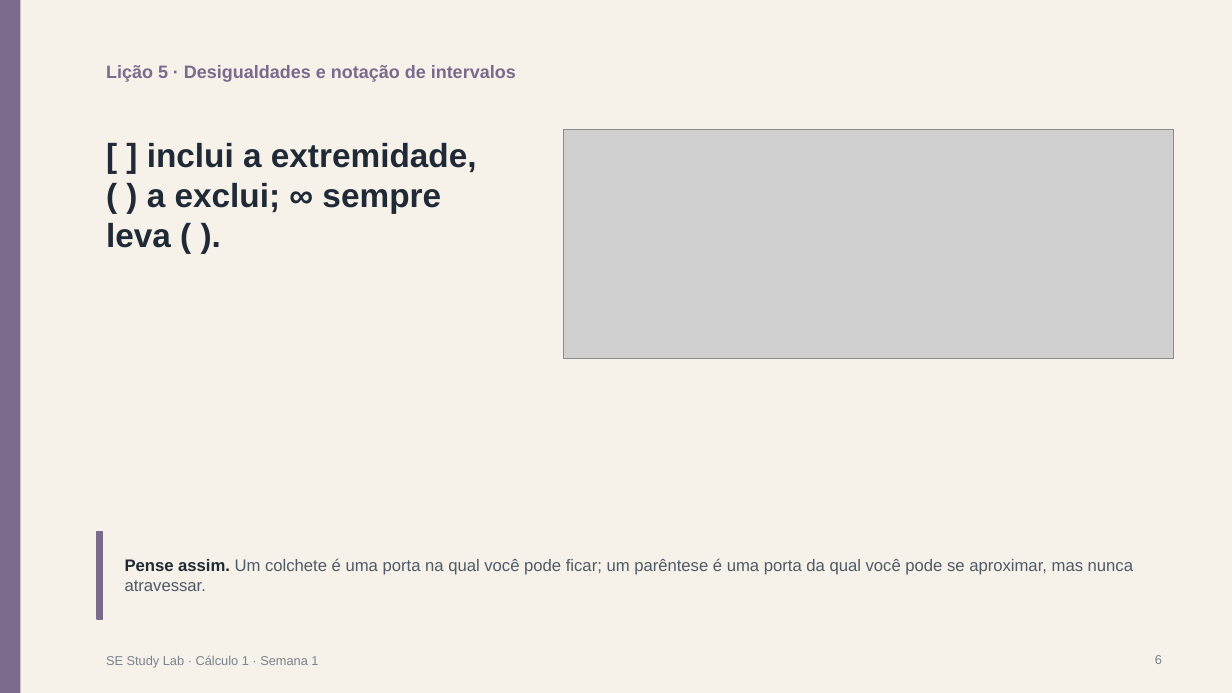
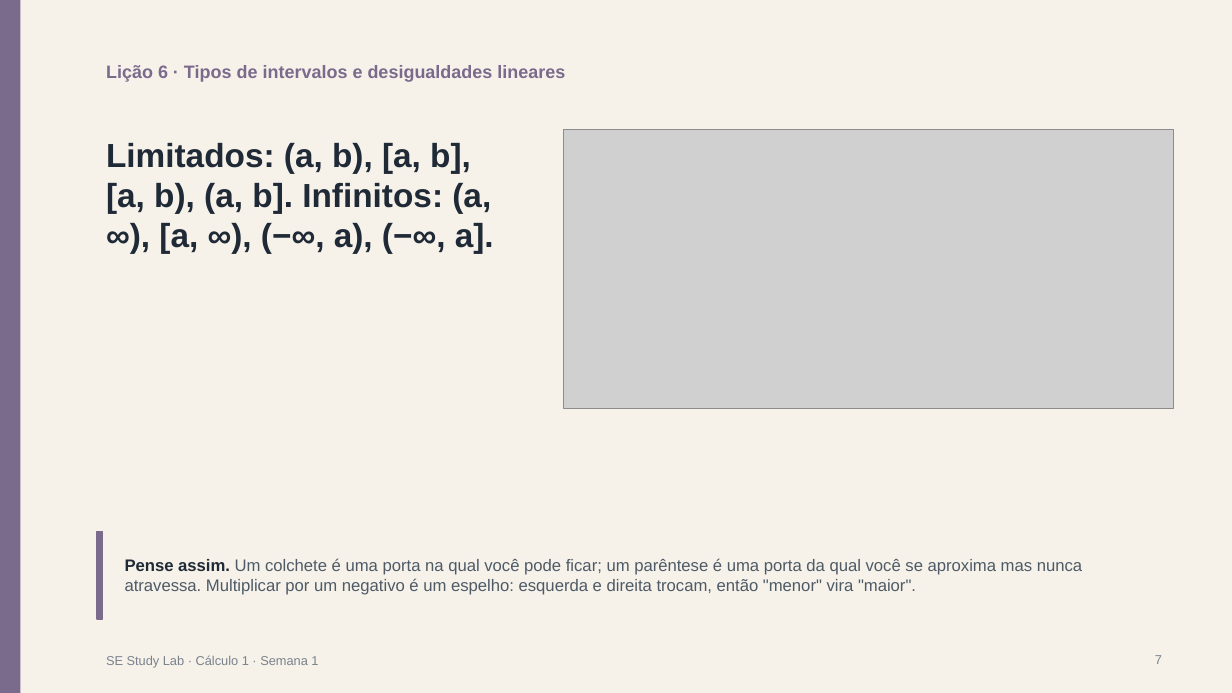
Before and after one commit to jdswe/se-study-lab, a slide deck: slide 7 of public/downloads/pt/y1-t1-m3-calc-w1/slides.pptx (slide 6 before the commit). Drawn at 1232x693 pixels with LibreOffice and Linux fonts; fonts in the diff are those of the drawing; grey boxes stand for pictures. Boxes give left, top, right and bottom in pixels: in the first picture for what was removed or moved away, otherwise in the second. Text is boxed around its words. In the diff, an @@ line names an element or a change of style, - is before the commit and + after.

```diff
--- a/public/downloads/pt/y1-t1-m3-calc-w1/slides.pptx
+++ b/public/downloads/pt/y1-t1-m3-calc-w1/slides.pptx
@@ text at bbox=[106, 65, 565, 82]: text changed @@
-Lição 5 · Desigualdades e notação de intervalos
+Lição 6 · Tipos de intervalos e desigualdades lineares
@@ text at bbox=[106, 143, 494, 253]: text changed @@
-[ ] inclui a extremidade, ( ) a exclui; ∞ sempre leva ( ).
+Limitados: (a, b), [a, b], [a, b), (a, b]. Infinitos: (a, ∞), [a, ∞), (−∞, a), (−∞, a].
@@ picture: place and size @@
-picture at bbox=[564, 129, 1174, 359]
+picture at bbox=[564, 129, 1174, 409]
@@ text at bbox=[125, 558, 1082, 595]: text changed @@
-Pense assim. Um colchete é uma porta na qual você pode ficar; um parêntese é uma porta da qual você pode se aproximar, mas nunca atravessar.
+Pense assim. Um colchete é uma porta na qual você pode ficar; um parêntese é uma porta da qual você se aproxima mas nunca atravessa. Multiplicar por um negativo é um espelho: esquerda e direita trocam, então "menor" vira "maior".
@@ page number at bbox=[1155, 655, 1162, 664]: text changed @@
-6
+7
```
Also in this commit, not shown: 8 other slides changed, 2 slides added, 2 slides removed, 47 other files.
